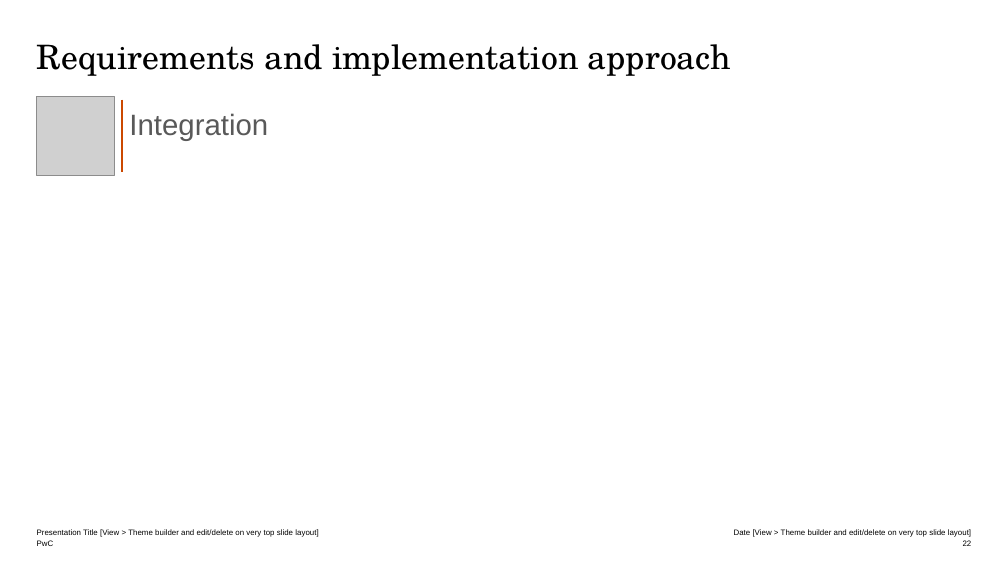
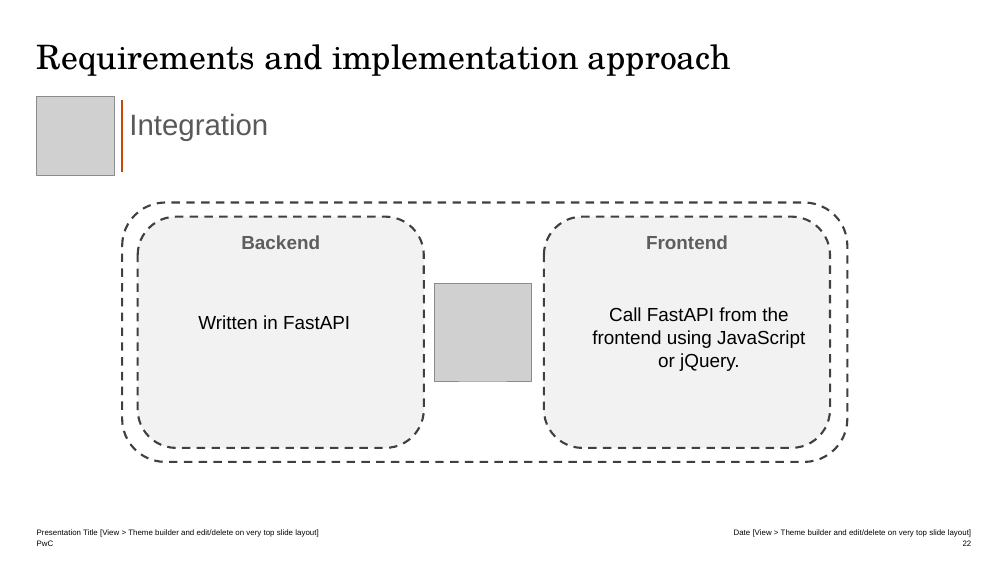
Before and after one commit to NAJLA9920/Emirates-RAG-Eval, a slide deck: slide 22 of Attachment B_Presentation Template.pptx. Drawn at 1008x567 pixels with LibreOffice and Linux fonts; fonts in the diff are those of the drawing; grey boxes stand for pictures. Boxes give left, top, right and bottom in pixels: in the first picture for what was removed or moved away, otherwise in the second. Text is boxed around its words. In the diff, an @@ line names an element or a change of style, - is before the commit and + after.

```diff
--- a/Attachment B_Presentation Template.pptx
+++ b/Attachment B_Presentation Template.pptx
@@ rounded rectangle added at (123,203,848,462), outline #404040 2 pt dashed @@
@@ rounded rectangle added at (138,217,424,448), fill #F2F2F2, outline #404040 2 pt dashed @@
@@ text added at (241,235,320,249), 18 pt, text #5E5E5E, bold @@
+Backend
@@ rounded rectangle added at (544,217,830,448), fill #F2F2F2, outline #404040 2 pt dashed @@
@@ text added at (646,235,728,249), 18 pt, text #5E5E5E, bold @@
+Frontend
@@ picture added at (434,284,532,381) @@
@@ text added at (198,315,350,329), 18 pt, text #000000 @@
+Written in FastAPI
@@ text added at (592,307,805,371), 18 pt, text #000000 @@
+Call FastAPI from the frontend using JavaScript or jQuery.
```
Also in this commit, not shown: 7 other slides changed, 1 slide removed, 8 other files.
